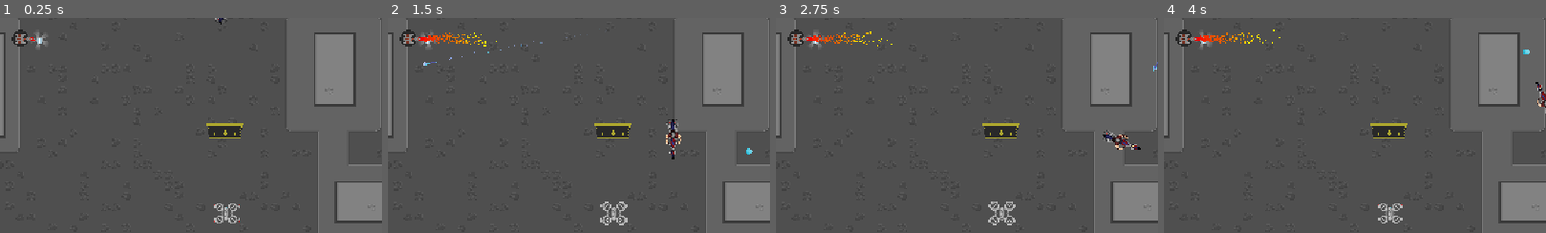
Above: before the commit, frames 1-4 (left to right).
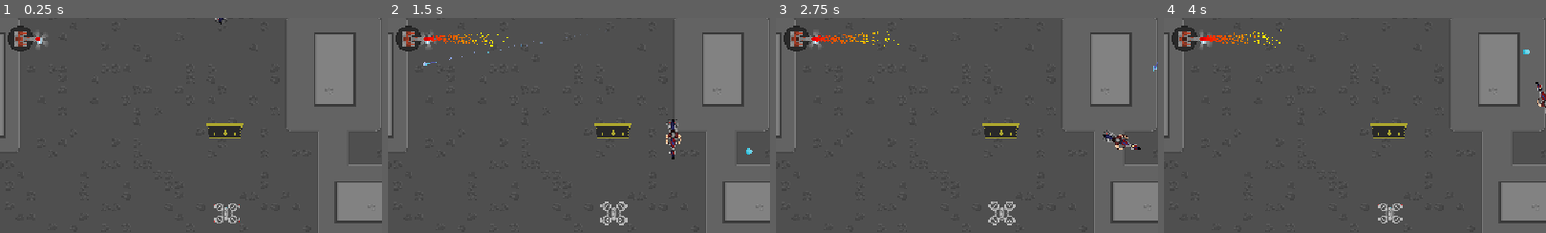
Above: after the commit, the same moments.

Repository: IwailerI/micro-jam-colors
Game: Godot game, scene res://scenes/level/level_revamp.tscn
Same seed, same stepped clock (60 frames per second), same inputs: the game is played once before the commit and once after it. This scene is started directly instead of the project's main scene.
Inputs:
- Up to frame 1 (0.25 s): no input
- Up to frame 2 (1.5 s): hold D (movement_right) 0.53-1.28 s; hold Space (throttle) 0.53-1.28 s; hold S (movement_down) from 1.28 s (still down); tap Space (throttle) at 1.35 s
- Up to frame 3 (2.75 s): release S (movement_down) at 2.03 s; hold D (movement_right) from 2.03 s (still down); hold Space (throttle) from 2.03 s (still down)
- Up to frame 4 (4 s): release D (movement_right) at 2.78 s; release Space (throttle) at 2.78 s; hold W (movement_up) 2.78-3.53 s; tap Space (throttle) at 2.85 s; hold A (movement_left) from 3.53 s (still down); hold Space (throttle) from 3.53 s (still down)
The pictures show only the part of the screen within x 20-70%, y 46-96%; the shares and areas given below are measured in that part.

The runs differ from the first frame. In frame 1, 0.5% of the frame differs, in the area x 2-11%, y 3-16%; in frame 2, 0.9%; in frame 3, 0.9%; in frame 4, 1.0%, in the area x 2-31%, y 3-16%.

Commit message:
fix: persistance

Diff:
--- /dev/null
+++ b/levels/level_16.tscn
@@ -0,0 +1,15 @@
+[gd_scene load_steps=3 format=3 uid="uid://dyp7kxiddowdl"]
+
+[ext_resource type="PackedScene" uid="uid://5l0qm63sb5at" path="res://scenes/level/level_empty.tscn" id="1_41ixw"]
+[ext_resource type="PackedScene" uid="uid://dx1mapm4bc8ne" path="res://objects/shooting_towers/crossbow/crossbow.tscn" id="2_urbw4"]
+
+[node name="Level" instance=ExtResource("1_41ixw")]
+
+[node name="Player" parent="." index="3"]
+position = Vector2(552, 583)
+
+[node name="DeliveryPoint" parent="." index="7"]
+position = Vector2(544, 35)
+
+[node name="Crossbow" parent="." index="8" instance=ExtResource("2_urbw4")]
+position = Vector2(69, 468)
--- a/objects/flamethrower/flamethrower.tscn
+++ b/objects/flamethrower/flamethrower.tscn
@@ -1,24 +1,13 @@
 [gd_scene load_steps=17 format=3 uid="uid://hww67fbeqy5u"]
 
 [ext_resource type="Script" uid="uid://wsxb5yuhwxns" path="res://objects/flamethrower/flamethrower.gd" id="1_rq011"]
-[ext_resource type="Script" path="res://objects/flamethrower/cpu_particles_2d.gd" id="2_reqsw"]
+[ext_resource type="Script" uid="uid://0cl1e1gnuupd" path="res://objects/flamethrower/cpu_particles_2d.gd" id="2_reqsw"]
 [ext_resource type="Script" uid="uid://q7w0gxkt2dwi" path="res://objects/flamethrower/damage_area.gd" id="2_vmihf"]
 [ext_resource type="Texture2D" uid="uid://c3fwtfvjs77j0" path="res://assets/flamethrower.png" id="3_reqsw"]
 
-[sub_resource type="CircleShape2D" id="CircleShape2D_7gg7v"]
-radius = 16.0
-
-[sub_resource type="Gradient" id="Gradient_rq011"]
-offsets = PackedFloat32Array(0, 0.186667, 0.793333, 1)
-colors = PackedColorArray(0.808137, 3.27289e-06, 7.70092e-07, 1, 1, 0, 0, 1, 0.857493, 0.488415, 0, 1, 1, 1, 0, 1)
-
-[sub_resource type="Gradient" id="Gradient_vmihf"]
-offsets = PackedFloat32Array(0.993333)
-colors = PackedColorArray(1, 1, 1, 1)
-
 [sub_resource type="CapsuleShape2D" id="CapsuleShape2D_rq011"]
 radius = 8.0
-height = 68.0
+height = 80.0
 
 [sub_resource type="AtlasTexture" id="AtlasTexture_reqsw"]
 atlas = ExtResource("3_reqsw")
@@ -82,6 +71,17 @@
 "speed": 6.0
 }]
 
+[sub_resource type="CircleShape2D" id="CircleShape2D_7gg7v"]
+radius = 16.0
+
+[sub_resource type="Gradient" id="Gradient_rq011"]
+offsets = PackedFloat32Array(0, 0.186667, 0.793333, 1)
+colors = PackedColorArray(0.808137, 3.27289e-06, 7.70092e-07, 1, 1, 0, 0, 1, 0.857493, 0.488415, 0, 1, 1, 1, 0, 1)
+
+[sub_resource type="Gradient" id="Gradient_vmihf"]
+offsets = PackedFloat32Array(0.993333)
+colors = PackedColorArray(1, 1, 1, 1)
+
 [node name="Flamethrower" type="StaticBody2D"]
 collision_layer = 2
 collision_mask = 0
@@ -90,13 +90,29 @@
 cooldown_time = 5.0
 preprocess_time = 0.5
 
+[node name="Timer" type="Timer" parent="."]
+
+[node name="DamageArea" type="Area2D" parent="."]
+collision_layer = 0
+script = ExtResource("2_vmihf")
+
+[node name="CollisionShape2D" type="CollisionShape2D" parent="DamageArea"]
+position = Vector2(55, 0)
+rotation = 1.5708
+shape = SubResource("CapsuleShape2D_rq011")
+
+[node name="Sprite" type="AnimatedSprite2D" parent="."]
+scale = Vector2(1.56, 1.56)
+sprite_frames = SubResource("SpriteFrames_cn4tg")
+animation = &"fire"
+autoplay = "default"
+offset = Vector2(2.5, 0)
+
 [node name="CollisionShape2D" type="CollisionShape2D" parent="."]
 shape = SubResource("CircleShape2D_7gg7v")
 
-[node name="Timer" type="Timer" parent="."]
-
 [node name="CPUParticles2D" type="CPUParticles2D" parent="."]
-position = Vector2(16, 0)
+position = Vector2(26, 0)
 amount = 1000
 lifetime = 1.5
 lifetime_randomness = 0.25
@@ -109,19 +125,4 @@
 color_initial_ramp = SubResource("Gradient_vmihf")
 script = ExtResource("2_reqsw")
 
-[node name="DamageArea" type="Area2D" parent="."]
-collision_layer = 0
-script = ExtResource("2_vmihf")
-
-[node name="CollisionShape2D" type="CollisionShape2D" parent="DamageArea"]
-position = Vector2(47, 0)
-rotation = 1.5708
-shape = SubResource("CapsuleShape2D_rq011")
-
-[node name="Sprite" type="AnimatedSprite2D" parent="."]
-sprite_frames = SubResource("SpriteFrames_cn4tg")
-animation = &"fire"
-autoplay = "default"
-offset = Vector2(2.5, 0)
-
 [connection signal="body_entered" from="DamageArea" to="DamageArea" method="_on_body_entered"]
--- a/objects/game_manager/game_manager.gd
+++ b/objects/game_manager/game_manager.gd
@@ -50,6 +50,6 @@
 
 func gameover(has_won: bool, lost_message: String = "") -> void:
 	playing = false
-	print("Gameover", " win=", has_won, " msg=", lost_message)
 	get_tree().paused = true
+	if has_won: Persistance.complete_last_loaded()
 	game_was_over.emit(has_won, lost_message)
--- a/objects/persistance/persistance.gd
+++ b/objects/persistance/persistance.gd
@@ -27,8 +27,8 @@
 }
 
 ## How many levels does the game has.
-## Starts with 0 till the amount-1
-const LEVEL_AMOUNT: int = 15
+## Starts with 1 till amount-1 (0 level is tutorial).
+var LEVEL_AMOUNT: int = LEVEL_NAME.size()-1
 
 var completed_amount: int = 0
 var last_loaded_id: int = 0
@@ -70,8 +70,8 @@
 
 ## Saves that last loaded level was completed.
 func complete_last_loaded() -> void:
-	if completed_amount <= last_loaded_id:
-		completed_amount = last_loaded_id + 1
+	if completed_amount < last_loaded_id:
+		completed_amount = last_loaded_id
 		_serialize()
 
 
